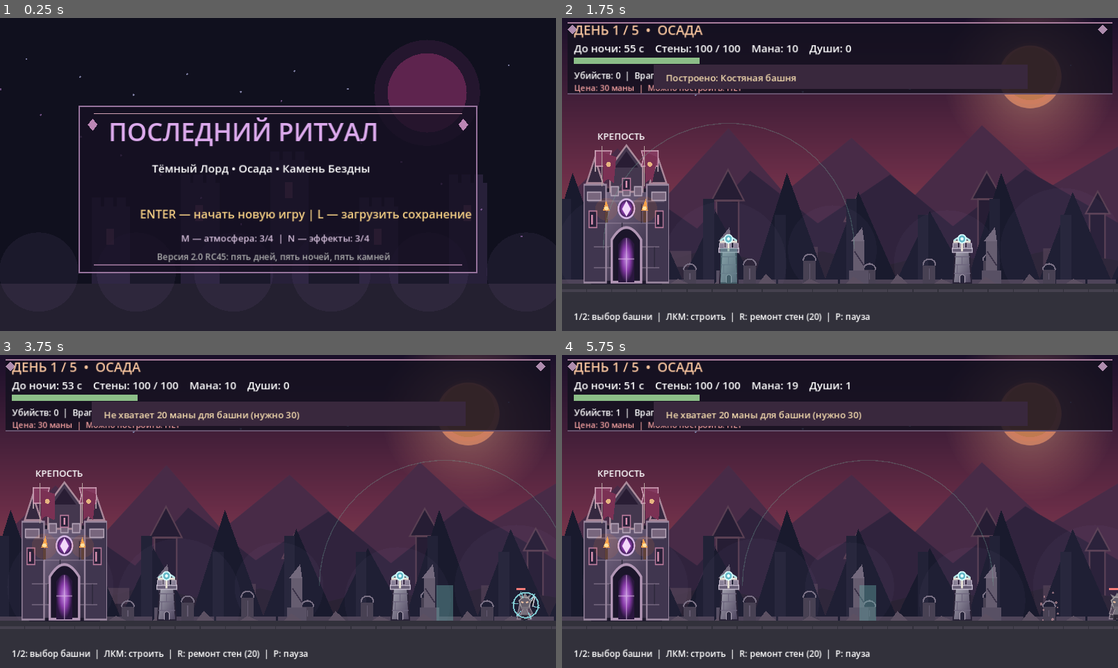
Above: before the commit, frames 1-4 (two rows, left to right).
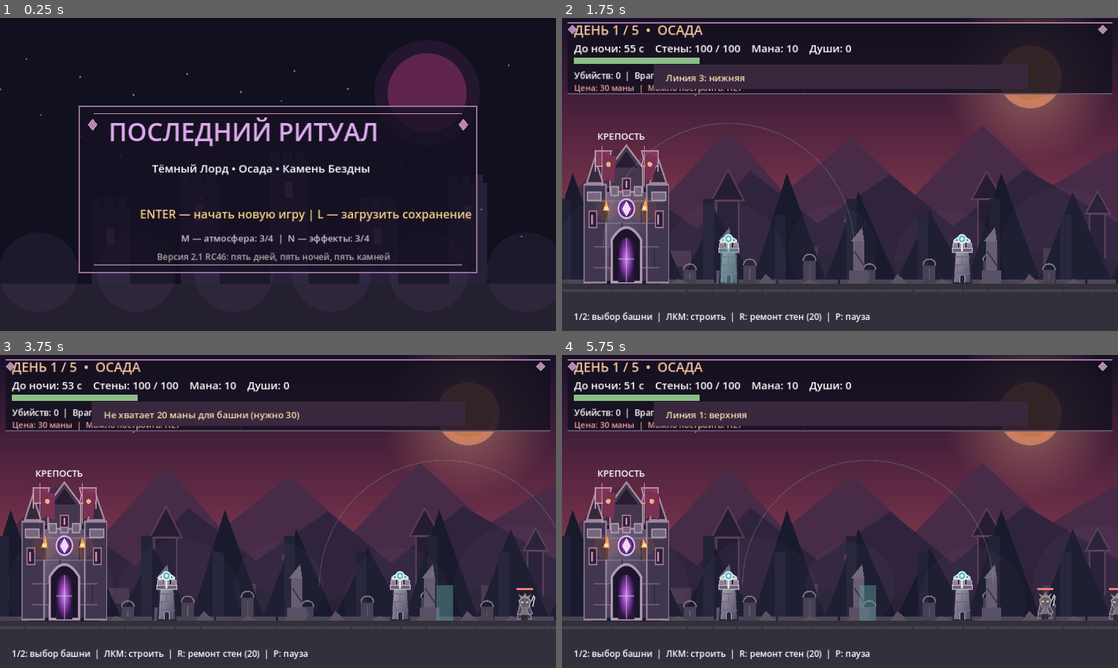
Above: after the commit, the same moments.

Repository: DoctorStrangeSH/Last-Ritual
Game: Godot game, scene res://scenes/main.tscn
The game is run twice, just before and just after one commit, with the same random seed, the same clock (stepped at 60 frames per second) and the same inputs.
Inputs (mouse positions are in pixels of both pictures, inside the frame that each line leads up to):
- Up to frame 1 (0.25 s): no input
- Up to frame 2 (1.75 s): tap Enter (ui_accept) at 0.5, 0.77, 1.52 s; move the mouse to (962, 158) at 0.52 s; hold Right (ui_right) 0.53-1.28 s; tap 3 at 0.6 s; click (962, 158) at 0.67 s; tap 4 at 0.8, 1.35 s; move the mouse to (728, 190) at 1.27 s; hold Left (ui_left) from 1.28 s (still down); click (728, 190) at 1.42 s; tap 5 at 1.55 s
- Up to frame 3 (3.75 s): move the mouse to (333, 442) at 2.02 s; release Left (ui_left) at 2.03 s; hold Right (ui_right) 2.03-2.78 s; hold Ctrl 2.03-2.78 s; tap 5 at 2.1 s; click (333, 442) at 2.17 s; move the mouse to (250, 574) at 2.77 s; hold W 2.78-3.53 s; tap Ctrl at 2.85 s; click (250, 574) at 2.92 s; tap Enter (ui_accept) at 3.02 s; tap L at 3.05, 3.6 s; move the mouse to (444, 558) at 3.52 s; hold Left (ui_left) from 3.53 s (still down); click (444, 558) at 3.67 s
- Up to frame 4 (5.75 s): keep holding Left (ui_left); tap Enter (ui_accept) at 3.77, 4.52 s; tap Keypad Enter at 3.8, 4.35 s; move the mouse to (673, 464) at 4.27 s; click (673, 464) at 4.42 s; tap C at 4.55, 5.1 s; move the mouse to (867, 511) at 5.02 s; click (867, 511) at 5.17 s; tap 3 at 5.3 s

The runs differ from the first frame. In frame 1, less than 0.1% of the frame differs, in the area x 35-41%, y 75-78%; in frame 2, 0.3%; in frame 3, less than 0.1%; in frame 4, 0.7%, in the area x 9-90%, y 8-85%.

Commit message:
gameplay: upgradeable destructible towers, three enemy lanes, nightly reset and easier night 2 jumps

Diff:
--- a/scripts/main.gd
+++ b/scripts/main.gd
@@ -1,5 +1,5 @@
 extends Node2D
-## Last Ritual v2.0-rc45: magical impact sparks, Godot 4.2+
+## Last Ritual v2.1-rc46: tower upgrades HP three lanes and night reset, Godot 4.2+
 const W := 1152.0
 const H := 648.0
 const FLOOR := 550.0
@@ -49,6 +49,8 @@
 var towers_built := 0
 var repairs_today := 0
 var selected_build := "bone"
+var selected_lane := 1
+const LANE_OFFSETS := [-56.0, 0.0, 56.0]
 var day_elapsed := 0.0
 var current_day := 1
 var stones_collected := 0
@@ -87,6 +89,7 @@
     towers_built = 0
     repairs_today = 0
     selected_build = "bone"
+    selected_lane = 1
     day_elapsed = 0.0
     current_day = 1
     stones_collected = 0
@@ -204,6 +207,15 @@
             elif event.keycode == KEY_2:
                 selected_build = "fire"
                 show_notice("Выбрана адская баллиста: щёлкни мышью, чтобы построить")
+            elif event.keycode == KEY_3:
+                selected_lane = 0
+                show_notice("Линия 1: верхняя")
+            elif event.keycode == KEY_4:
+                selected_lane = 1
+                show_notice("Линия 2: центральная")
+            elif event.keycode == KEY_5:
+                selected_lane = 2
+                show_notice("Линия 3: нижняя")
         elif phase == "night":
             if event.keycode == KEY_J:
                 attack()
@@ -239,7 +251,8 @@
         enemies.clear()
         shots.clear()
         player_hp = 100.0
-        show_notice("День %d: армия Света усилилась! Башни сохранены." % current_day)
+        towers.clear()
+        show_notice("День %d: башни прошлого дня исчезли. Построй новую оборону!" % current_day)
     elif mana >= 50 and souls >= 8:
         mana -= 50
         souls -= 8
@@ -263,7 +276,7 @@
         return false
     var saved_towers: Array[Dictionary] = []
     for tower in towers:
-        saved_towers.append({"x": float(tower["x"]), "type": str(tower["type"])})
+        saved_towers.append({"x": float(tower["x"]), "type": str(tower["type"]), "lane": int(tower.get("lane", 1)), "level": int(tower.get("level", 1)), "hp": float(tower.get("hp", tower_max_hp(tower)))})
     var data := {
         "version": 1, "day": current_day, "stones": stones_collected,
         "mana": mana, "souls": souls, "wall_hp": wall_hp,
@@ -327,10 +340,18 @@
             return false
         if item["type"] != "bone" and item["type"] != "fire":
             return false
+        var saved_lane: int = int(item.get("lane", 1))
+        var saved_level: int = int(item.get("level", 1))
+        if saved_lane < 0 or saved_lane > 2 or saved_level < 1 or saved_level > 3:
+            return false
         for placed in checked_towers:
-            if absf(float(placed["x"]) - float(item["x"])) < 65.0:
+            if int(placed.get("lane", 1)) == saved_lane and absf(float(placed["x"]) - float(item["x"])) < 65.0:
                 return false
-        checked_towers.append({"x": float(item["x"]), "type": item["type"], "cooldown": 0.0})
+        var loaded_tower: Dictionary = {"x": float(item["x"]), "type": item["type"], "lane": saved_lane, "level": saved_level, "cooldown": 0.0}
+        loaded_tower["hp"] = float(item.get("hp", tower_max_hp(loaded_tower)))
+        if not is_finite(float(loaded_tower["hp"])) or loaded_tower["hp"] <= 0.0 or loaded_tower["hp"] > tower_max_hp(loaded_tower):
+            return false
+        checked_towers.append(loaded_tower)
     var loaded_kills := 0
     var loaded_builds := checked_towers.size()
     for stat_key in ["campaign_kills", "towers_built"]:
@@ -356,7 +377,7 @@
     wall_hp = float(data["wall_hp"])
     tower_power_level = int(data["tower_power"])
     wall_ward_level = int(data["wall_ward"])
-    towers = checked_towers
+    towers = []
     phase = "ritual"
     stone_taken = true
     show_notice("Сохранение загружено: камней %d / 5" % stones_collected)
@@ -364,7 +385,10 @@
 
 func _input(event: InputEvent) -> void:
     if (phase == "day" or phase == "final_siege") and not paused and event is InputEventMouseButton and event.pressed and event.button_index == MOUSE_BUTTON_LEFT:
-        build_tower(selected_build, get_global_mouse_position().x)
+        if Input.is_key_pressed(KEY_CTRL):
+            upgrade_tower(get_global_mouse_position().x, selected_lane)
+        else:
+            build_tower(selected_build, get_global_mouse_position().x, selected_lane)
 
 func buy_upgrade(kind: String) -> void:
     if stones_collected >= 5:
@@ -396,7 +420,28 @@
     notice = message
     notice_timer = 2.7
 
-func build_tower(kind: String, mx: float) -> void:
+func tower_max_hp(tower: Dictionary) -> float:
+    return (120.0 if tower["type"] == "bone" else 165.0) + float(int(tower.get("level", 1)) - 1) * 55.0
+
+func upgrade_tower(mx: float, lane: int) -> void:
+    for tower in towers:
+        if int(tower.get("lane", 1)) != lane or absf(float(tower["x"]) - mx) > 35.0:
+            continue
+        if int(tower.get("level", 1)) >= 3:
+            show_notice("Башня уже максимального уровня")
+            return
+        var price: int = 25 * int(tower.get("level", 1))
+        if mana < price:
+            show_notice("Улучшение требует %d маны" % price)
+            return
+        mana -= price
+        tower["level"] = int(tower.get("level", 1)) + 1
+        tower["hp"] = minf(tower_max_hp(tower), float(tower.get("hp", 0.0)) + 55.0)
+        show_notice("Башня улучшена до уровня %d!" % int(tower["level"]))
+        return
+    show_notice("Нет башни для улучшения на выбранной линии")
+
+func build_tower(kind: String, mx: float, lane: int = 1) -> void:
     var cost := 30 if kind == "bone" else 55
     if mx < 245 or mx > 1020:
         show_notice("Ставь башни между крепостью и врагом")
@@ -405,11 +450,11 @@
         show_notice("Не хватает %d маны для башни (нужно %d)" % [cost - mana, cost])
         return
     for tower in towers:
-        if absf(tower["x"] - mx) < 65.0:
+        if int(tower.get("lane", 1)) == lane and absf(tower["x"] - mx) < 65.0:
             show_notice("Слишком близко: оставь между башнями не меньше 65 шагов")
             return
     mana -= cost
-    towers.append({"x": mx, "type": kind, "cooldown": 0.0})
+    towers.append({"x": mx, "type": kind, "lane": lane, "level": 1, "hp": 120.0 if kind == "bone" else 165.0, "cooldown": 0.0})
     towers_built += 1
     show_notice("Построено: " + ("Костяная башня" if kind == "bone" else "Адская баллиста"))
     if current_day == 1 and towers.size() == 1:
@@ -429,6 +474,7 @@
 
 func begin_night() -> void:
     phase = "night"
+    towers.clear()
     stone_taken = false
     player = Vector2(95, FLOOR - 25)
     vel = Vector2.ZERO
@@ -467,7 +513,7 @@
         mage["hp"] = 105.0
         night_enemies = [{"x": 315.0, "hp": 80.0, "dir": 1.0}, {"x": 800.0, "hp": 100.0, "dir": -1.0}]
     elif current_day == 2:
-        platforms = [Rect2(165, 440, 150, 16), Rect2(360, 375, 130, 16), Rect2(575, 430, 145, 16), Rect2(770, 345, 145, 16)]
+        platforms = [Rect2(145, 476, 175, 16), Rect2(345, 425, 155, 16), Rect2(555, 450, 160, 16), Rect2(765, 395, 150, 16)]
         trap_positions = [315.0, 645.0, 930.0]
         gems = [Vector2(230, 405), Vector2(415, 340), Vector2(650, 396), Vector2(845, 310), Vector2(1025, 519)]
         mage["x"] = 715.0
@@ -497,24 +543,24 @@
         var health := (27.0 if kind == "runner" else (100.0 if kind == "brute" else (55.0 if kind == "saboteur" else 46.0))) * (1.0 if current_day == 1 else (1.45 if current_day == 2 else (1.7 if current_day == 3 else (1.95 if current_day == 4 else 2.1))))
         var speed := 84.0 if kind == "runner" else (65.0 if kind == "saboteur" else (25.0 if kind == "brute" else 43.0))
         var damage := (6.0 if kind == "runner" else (19.0 if kind == "brute" else 9.0)) * (1.0 if current_day == 1 else 1.3)
-        enemies.append({"x": W + 32.0, "hp": health, "max_hp": health, "speed": speed, "damage": damage, "hit_cd": 0.0, "kind": kind, "sabotaged": false})
+        enemies.append({"x": W + 32.0, "hp": health, "max_hp": health, "speed": speed, "damage": damage, "hit_cd": 0.0, "kind": kind, "lane": randi_range(0, 2), "sabotaged": false})
     for tower in towers:
         tower["disabled"] = maxf(0.0, float(tower.get("disabled", 0.0)) - delta)
         tower["cooldown"] -= delta
         if tower["cooldown"] <= 0.0 and tower["disabled"] <= 0.0:
             var target_x := INF
             for enemy in enemies:
-                if absf(enemy["x"] - tower["x"]) <= (260.0 if tower["type"] == "bone" else 375.0) and enemy["x"] < target_x:
+                if int(enemy.get("lane", 1)) == int(tower.get("lane", 1)) and absf(enemy["x"] - tower["x"]) <= (260.0 if tower["type"] == "bone" else 375.0) and enemy["x"] < target_x:
                     target_x = enemy["x"]
             if target_x != INF:
                 tower["cooldown"] = 0.9 if tower["type"] == "bone" else 1.8
-                shots.append({"x": tower["x"], "target": target_x, "damage": 22.0 if tower["type"] == "bone" else 65.0, "type": tower["type"]})
+                shots.append({"x": tower["x"], "target": target_x, "lane": int(tower.get("lane", 1)), "damage": (22.0 if tower["type"] == "bone" else 65.0) * (1.0 + 0.45 * float(int(tower.get("level", 1)) - 1)), "type": tower["type"]})
     for shot in shots:
         var closest_index := -1
         var distance := INF
         for i in range(enemies.size()):
             var d: float = absf(enemies[i]["x"] - shot["target"])
-            if d < distance:
+            if int(enemies[i].get("lane", 1)) == int(shot.get("lane", 1)) and d < distance:
                 distance = d
                 closest_index = i
         if closest_index >= 0:
@@ -538,11 +584,14 @@
             continue
         if enemy["kind"] == "saboteur" and not enemy["sabotaged"]:
             for tower in towers:
-                if absf(enemy["x"] - tower["x"]) < 95.0:
+                if int(enemy.get("lane", 1)) == int(tower.get("lane", 1)) and absf(enemy["x"] - tower["x"]) < 95.0:
                     tower["disabled"] = 4.5
                     enemy["sabotaged"] = true
                     show_notice("Диверсант отключил башню на 4,5 секунды!")
                     break
+        for tower in towers:
+            if int(tower.get("lane", 1)) == int(enemy.get("lane", 1)) and absf(float(tower["x"]) - float(enemy["x"])) < 31.0:
+                tower["hp"] = float(tower.get("hp", tower_max_hp(tower))) - float(enemy["damage"]) * delta * 0.8
         if enemy["x"] > 191.0:
             enemy["x"] -= enemy["speed"] * delta
         else:
@@ -550,6 +599,10 @@
             if enemy["hit_cd"] <= 0.0:
                 wall_hp -= enemy["damage"] * (0.75 if wall_ward_level > 0 else 1.0)
                 enemy["hit_cd"] = 1.3
+    for tower_index in range(towers.size() - 1, -1, -1):
+        if float(towers[tower_index].get("hp", 1.0)) <= 0.0:
+            burst_particles(Vector2(float(towers[tower_index]["x"]), FLOOR - 68.0), Color("f5a47d"), 12)
+            towers.remove_at(tower_index)
     if wall_hp <= 0.0:
         wall_hp = 0.0
         phase = "lose"
@@ -601,7 +654,7 @@
         facing = signf(vel.x)
     var jump_down := Input.is_key_pressed(KEY_W) or Input.is_key_pressed(KEY_SPACE) or Input.is_action_pressed("ui_accept")
     if jump_down and not jump_was_down and grounded:
-        vel.y = -455.0
+        vel.y = -490.0
         grounded = false
     jump_was_down = jump_down
     vel.y += 1060.0 * delta
@@ -919,7 +972,7 @@
         label("Тёмный Лорд • Осада • Камень Бездны", 315, 320, 23)
         label("ENTER — начать новую игру | L — загрузить сохранение", 290, 415, 24, Color("f5cf84"))
         label("M — атмосфера: %d/4  |  N — эффекты: %d/4" % [music_volume, effects_volume], 375, 463, 19, Color("d5bfda"))
-        label("Версия 2.0 RC45: пять дней, пять ночей, пять камней", 325, 501, 18, Color("aaaaaa"))
+        label("Версия 2.1 RC46: пять дней, пять ночей, пять камней", 325, 501, 18, Color("aaaaaa"))
         return
     if phase == "win" or phase == "lose":
         if phase == "win":
